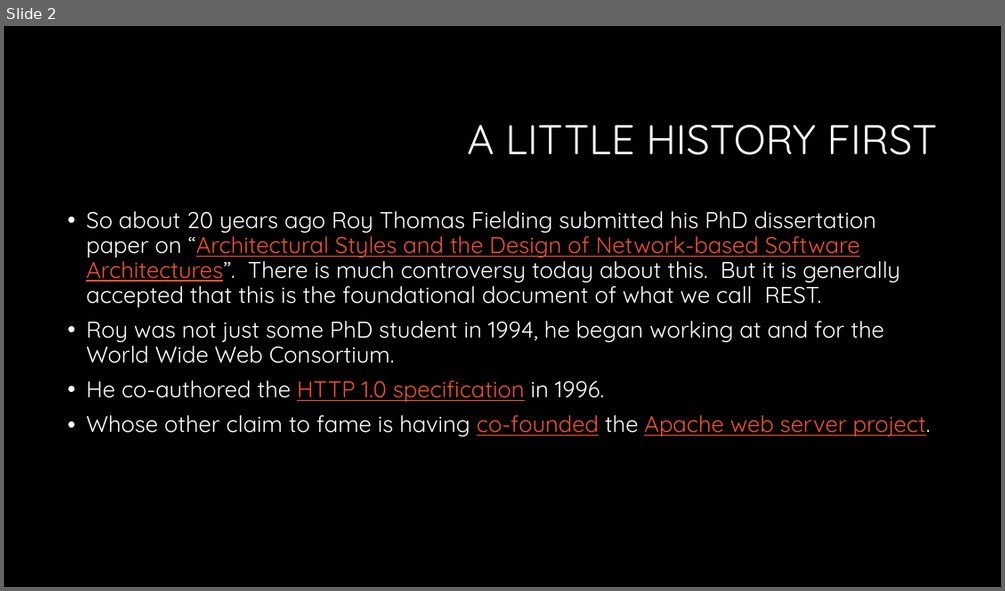
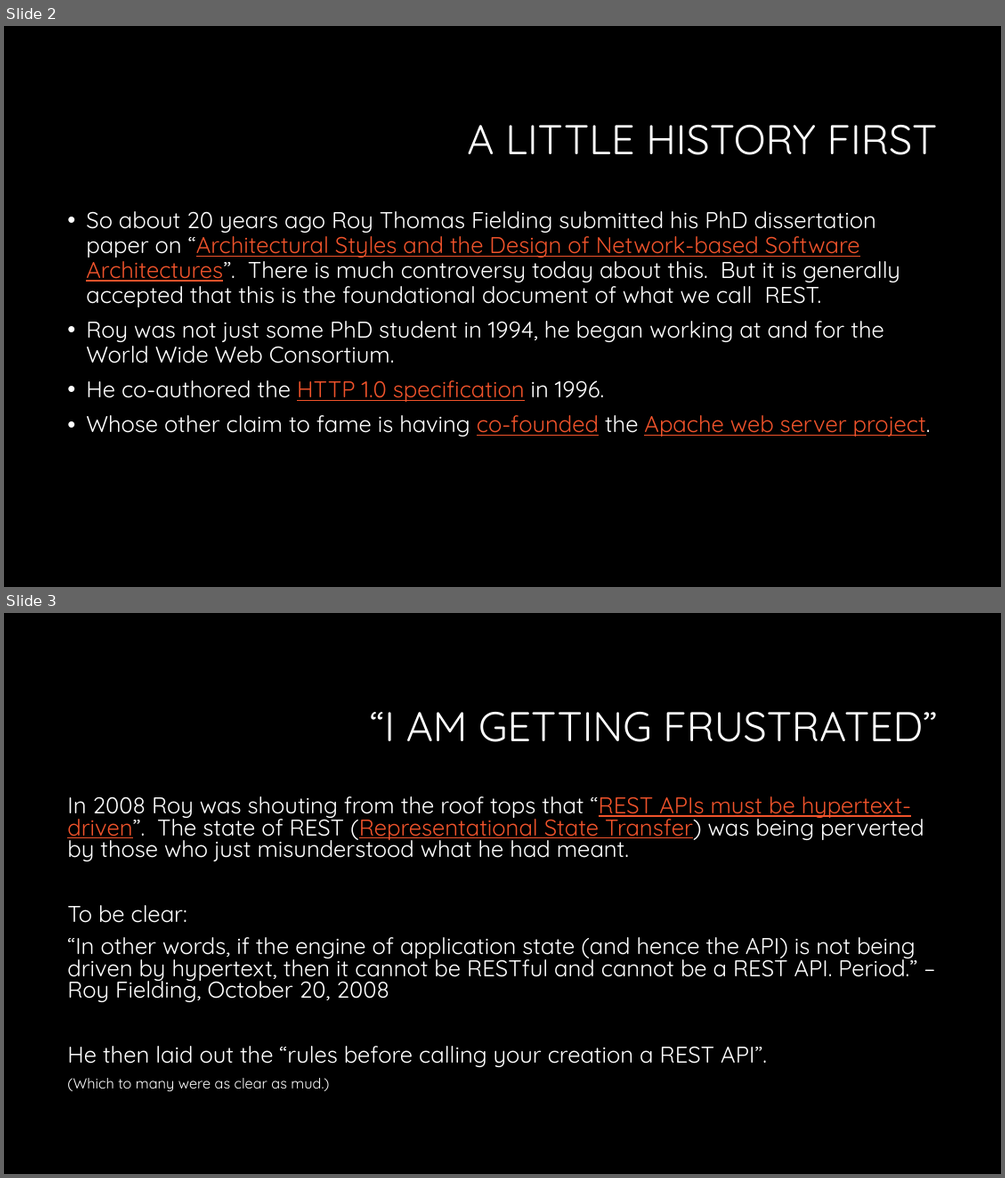
Before and after one commit to RonGarlit/RESTfulApiDemo, a slide deck: RESTful API the HATEOAS Way.pptx. Shown one above the other, each under a label of ours: slide 2 before the commit, slides 2 and 3 after it. The pictures are 1005x591 and 1005x1178 pixels, drawn with LibreOffice and Linux fonts; fonts in the diff are those of the drawing; background and template pictures are left out. Boxes give left, top, right and bottom in pixels: in the first picture for what was removed or moved away, otherwise in the second. Text is boxed around its words. In the diff, an @@ line names an element or a change of style, - is before the commit and + after.

```diff
--- a/RESTful API the HATEOAS Way.pptx
+++ b/RESTful API the HATEOAS Way.pptx
@@ slide 3 added at (4, 613, 1001, 1174), background #000000 @@
@@ title added at (370, 712, 937, 742), 40 pt, text #FFFFFF @@
+“I AM GETTING FRUSTRATED”
@@ text added at (67, 796, 924, 1092), 22 pt, text #FFFFFF @@
+In 2008 Roy was shouting from the roof tops that “REST APIs must be hypertext-driven”. The state of REST (Representational State Transfer) was being perverted by those who just misunderstood what he had meant.
+To be clear:
+“In other words, if the engine of application state (and hence the API) is not being driven by hypertext, then it cannot be RESTful and cannot be a REST API. Period.” – Roy Fielding, October 20, 2008
+He then laid out the “rules before calling your creation a REST API”.
+(Which to many were as clear as mud.)
```
Also in this commit, not shown: 2 other slides added.
